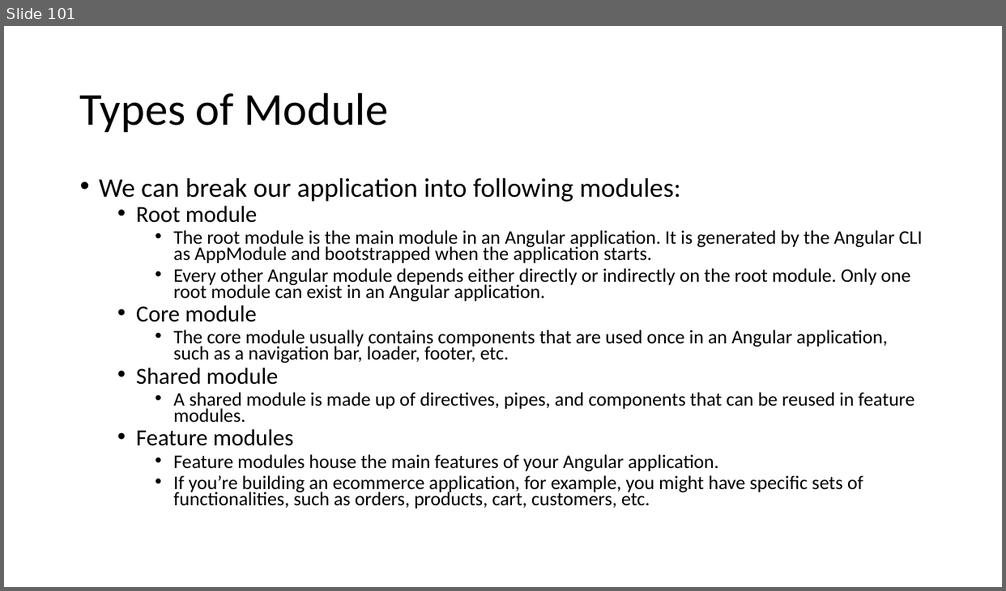
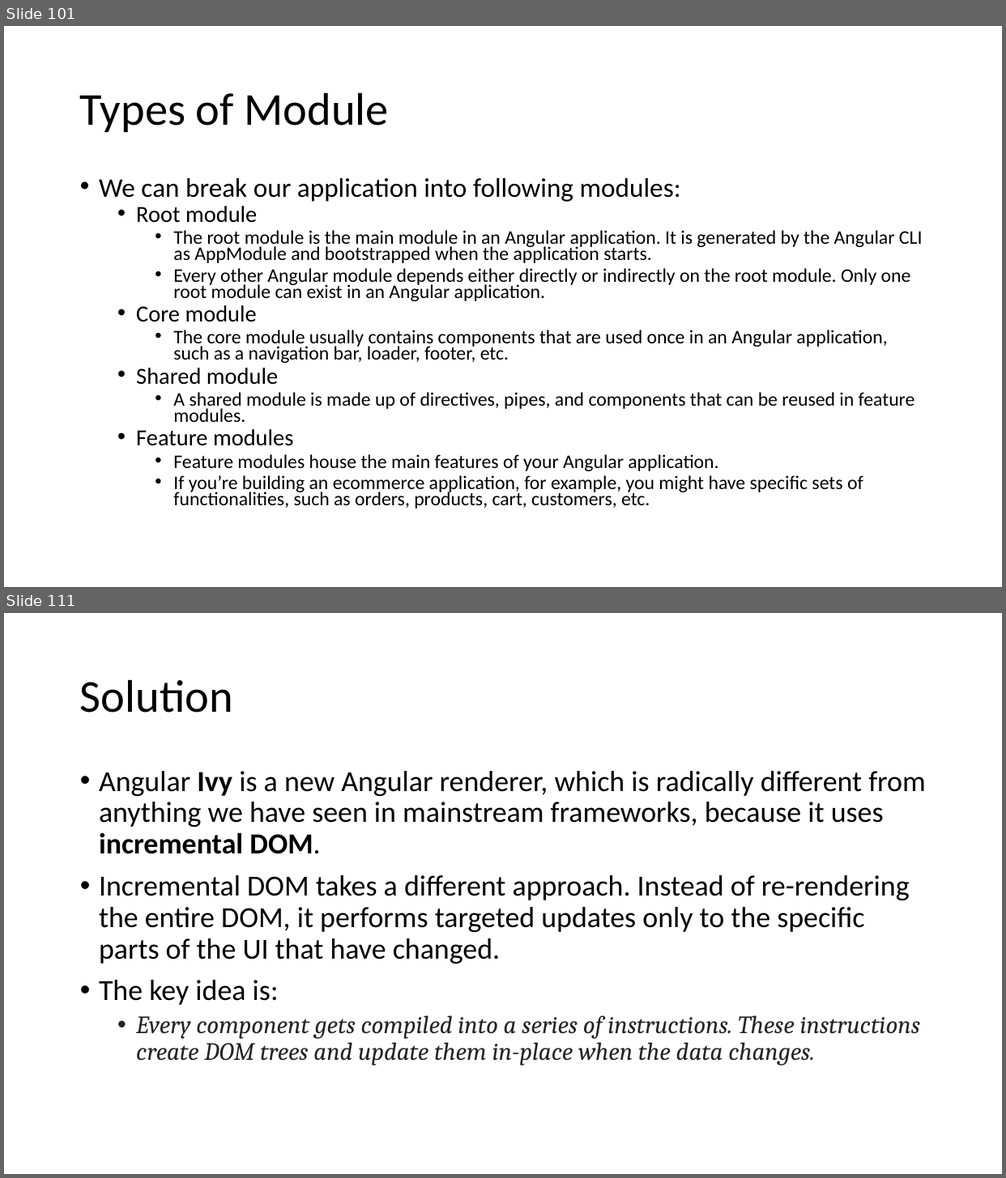
Before and after one commit to explore-with-manish/BFL_Byte_Jul23, a slide deck: Ng-Byte.pptx. Shown one above the other, each under a label of ours: slide 101 before the commit, slides 101 and 111 after it; the slides between them are not shown. The pictures are 1006x591 and 1006x1178 pixels, drawn with LibreOffice and Linux fonts; fonts in the diff are those of the drawing. Boxes give left, top, right and bottom in pixels: in the first picture for what was removed or moved away, otherwise in the second. Text is boxed around its words. In the diff, an @@ line names an element or a change of style, - is before the commit and + after.

```diff
--- a/Ng-Byte.pptx
+++ b/Ng-Byte.pptx
@@ slide 111 added at [4,613,1002,1174], background #FFFFFF @@
@@ title added at [80,679,233,713], 44 pt, text #000000 @@
+Solution
@@ text added at [99,771,925,1066], 28 pt, text #000000 @@
+• Angular Ivy is a new Angular renderer, which is radically different from anything we have seen in mainstream frameworks, because it uses incremental DOM.
+• Incremental DOM takes a different approach. Instead of re-rendering the entire DOM, it performs targeted updates only to the specific parts of the UI that have changed.
+• The key idea is:
+  • Every component gets compiled into a series of instructions. These instructions create DOM trees and update them in-place when the data changes.
```
Also in this commit, not shown: 1 slide changed, 35 other slides added, 8 other files.
